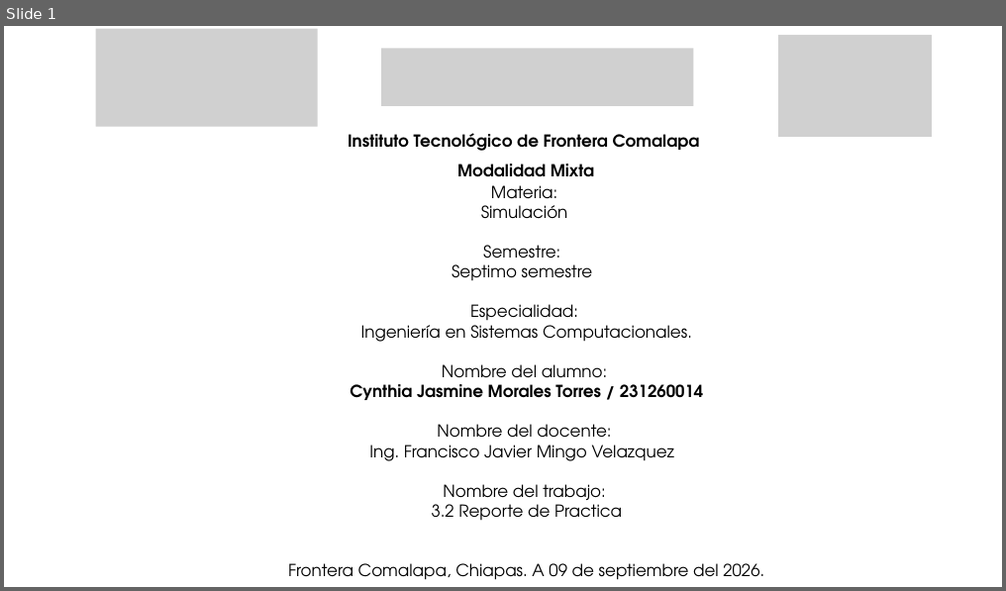
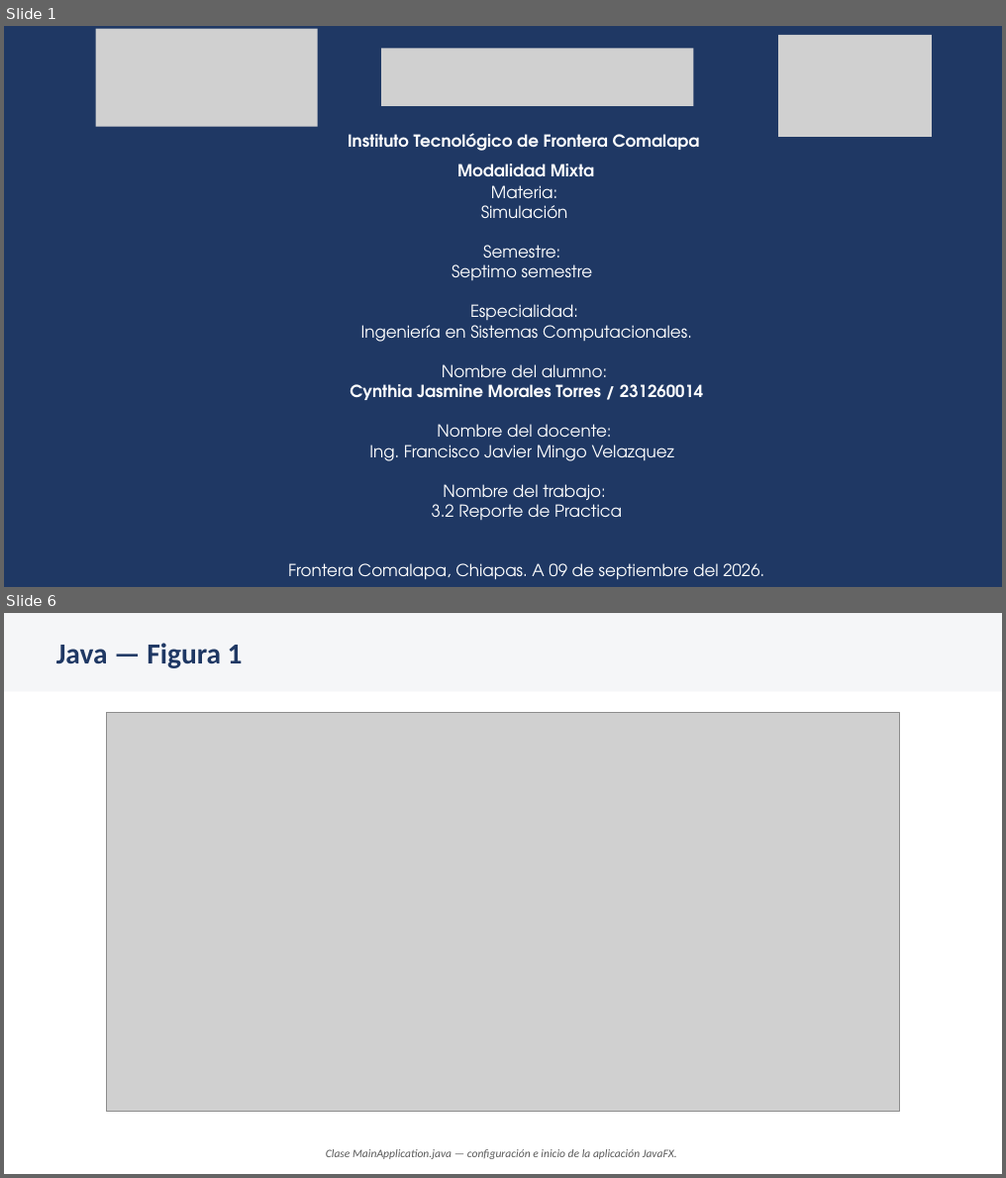
Before and after one commit to Cynthia21Morales/SIMULACION_CynthiaJasmineMT, a slide deck: SIM-Tema-3/Actividad 3.2 Reporte de Practica_CynthiaMorales_SIM_7ISCM.pptx. Shown one above the other, each under a label of ours: slide 1 before the commit, slides 1 and 6 after it; the slides between them are not shown. The pictures are 1006x591 and 1006x1178 pixels, drawn with LibreOffice and Linux fonts; fonts in the diff are those of the drawing; grey boxes stand for pictures. Boxes give left, top, right and bottom in pixels: in the first picture for what was removed or moved away, otherwise in the second. Text is boxed around its words. In the diff, an @@ line names an element or a change of style, - is before the commit and + after.

```diff
--- a/SIM-Tema-3/Actividad 3.2 Reporte de Practica_CynthiaMorales_SIM_7ISCM.pptx
+++ b/SIM-Tema-3/Actividad 3.2 Reporte de Practica_CynthiaMorales_SIM_7ISCM.pptx
@@ slide 6 added at (4,613,1002,1174), background #FFFFFF @@
@@ rectangle added at (4,613,1002,691), fill #F5F6F8 @@
@@ text added at (56,643,243,668), 28 pt, text #1F3864, bold @@
+Java — Figura 1
@@ picture added at (106,713,899,1112) @@
@@ text added at (326,1150,677,1159), 11 pt, text #595959, italic @@
+Clase MainApplication.java — configuración e inicio de la aplicación JavaFX.
@@ slide 1 changed as well @@
@@ background #FFFFFF to #1F3864 @@
@@ text "Instituto Tecnológico de Frontera Comalapa" at (348,133,700,176): text colour #000000 to #FFFFFF @@
@@ text "Materia:" at (288,185,764,580): text colour #000000 to #FFFFFF @@
```
Also in this commit, not shown: 18 other slides added, 20 slides removed, 1 other file.
